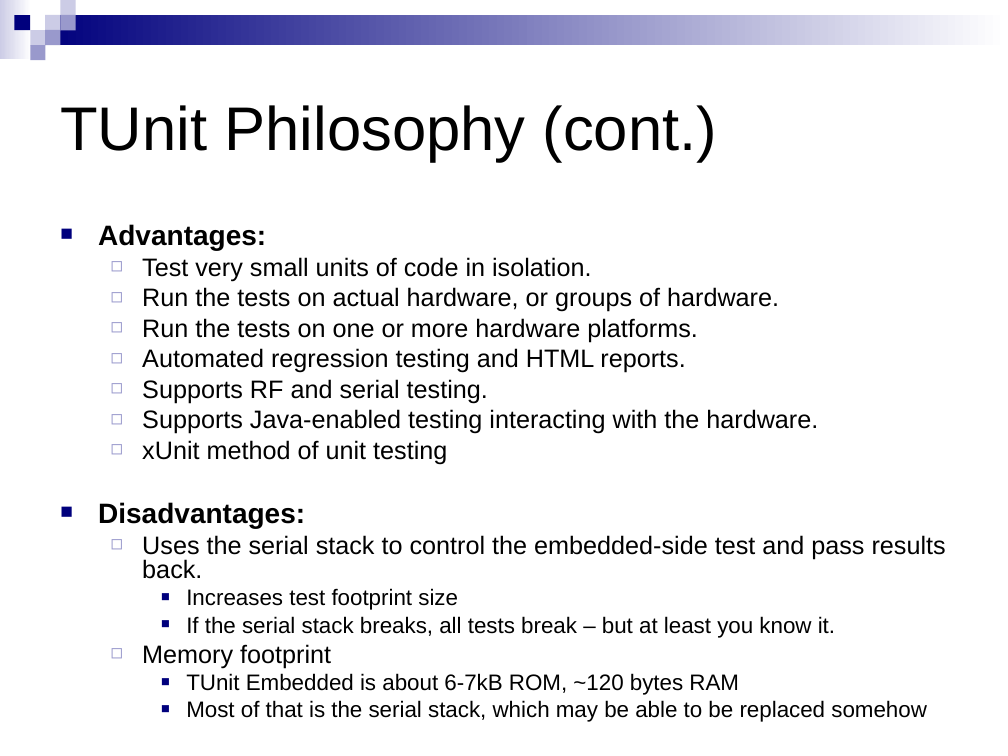
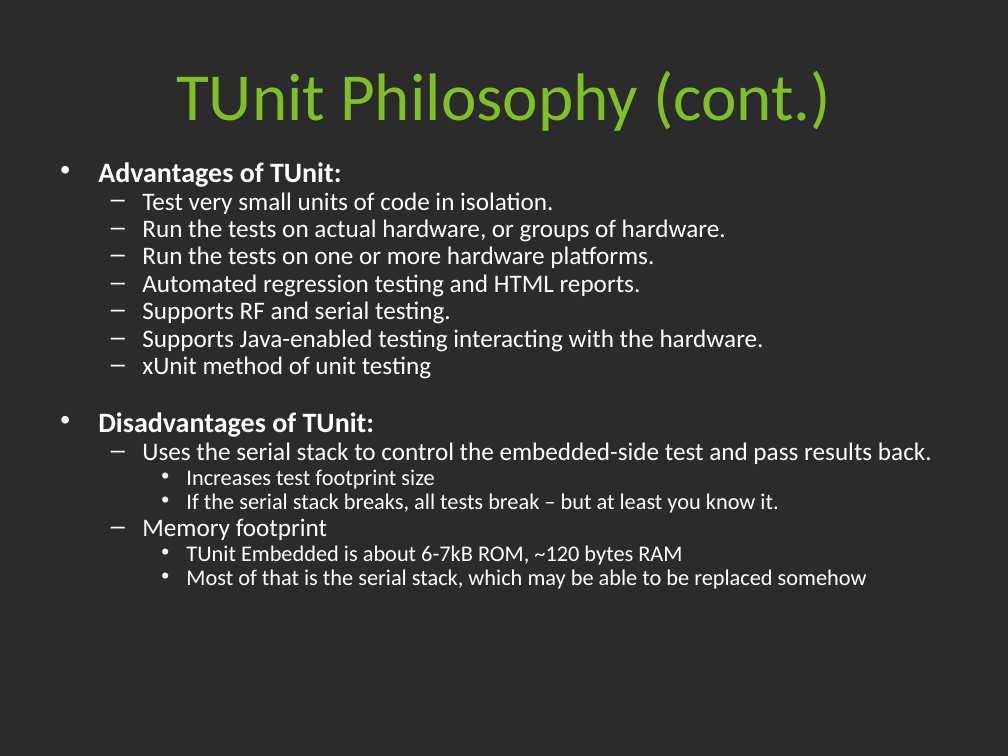
Before and after one commit to tyll/tinyos-2.x-contrib, a slide deck: slide 13 of tunit/docs/TUnit Intro.ppt. Drawn at 1008x756 pixels with LibreOffice and Linux fonts; fonts in the diff are those of the drawing; background and template pictures are left out; a plain dark background stands for a picture behind light text. Boxes give left, top, right and bottom in pixels: in the first picture for what was removed or moved away, otherwise in the second. Text is boxed around its words. In the diff, an @@ line names an element or a change of style, - is before the commit and + after.

Commit message:
Updated the TUnit presentation, removed some unnecessary files.  Lots of the documentation is on http://docs.tinyos.net/index.php/TUnit

```diff
--- a/tunit/docs/TUnit Intro.ppt
+++ b/tunit/docs/TUnit Intro.ppt
@@ background #FFFFFF to picture (left out) @@
@@ group removed at box(0, 0, 1008, 60): 9 rectangles @@
@@ title "TUnit Philosophy (cont.)": place and size @@
-title "TUnit Philosophy (cont.)" at box(60, 105, 717, 162)
+title "TUnit Philosophy (cont.)" at box(176, 71, 831, 131)
@@ title "TUnit Philosophy (cont.)" at box(176, 71, 831, 131): size 44 to 48 pt, font Arial to Calibri, text colour #000000 to #7EBF2A; alignment left to centre @@
@@ text "Advantages of TUnit:": place and size @@
-text "Advantages of TUnit:" at box(98, 224, 946, 722)
+text "Advantages of TUnit:" at box(98, 162, 932, 589)
@@ text at box(98, 162, 342, 187): text changed; font Arial to Calibri; text colour #000000 to #FFFFFF @@
-■ Advantages:
+• Advantages of TUnit:
@@ text at box(142, 192, 932, 589): font Arial to Calibri, text colour #000000 to #FFFFFF; bullet ◻ to –; line spacing 0.8 to 0.7; bullet colour #9999CC to #FFFFFF; bullet ■ to •; bullet colour #00007D to #FFFFFF @@
@@ text at box(98, 412, 375, 437): text changed; font Arial to Calibri; text colour #000000 to #FFFFFF @@
-■ Disadvantages:
+• Disadvantages of TUnit:
```
Also in this commit, not shown: 34 other slides changed, 4 slides added, 1 slide removed, 3 other files.
